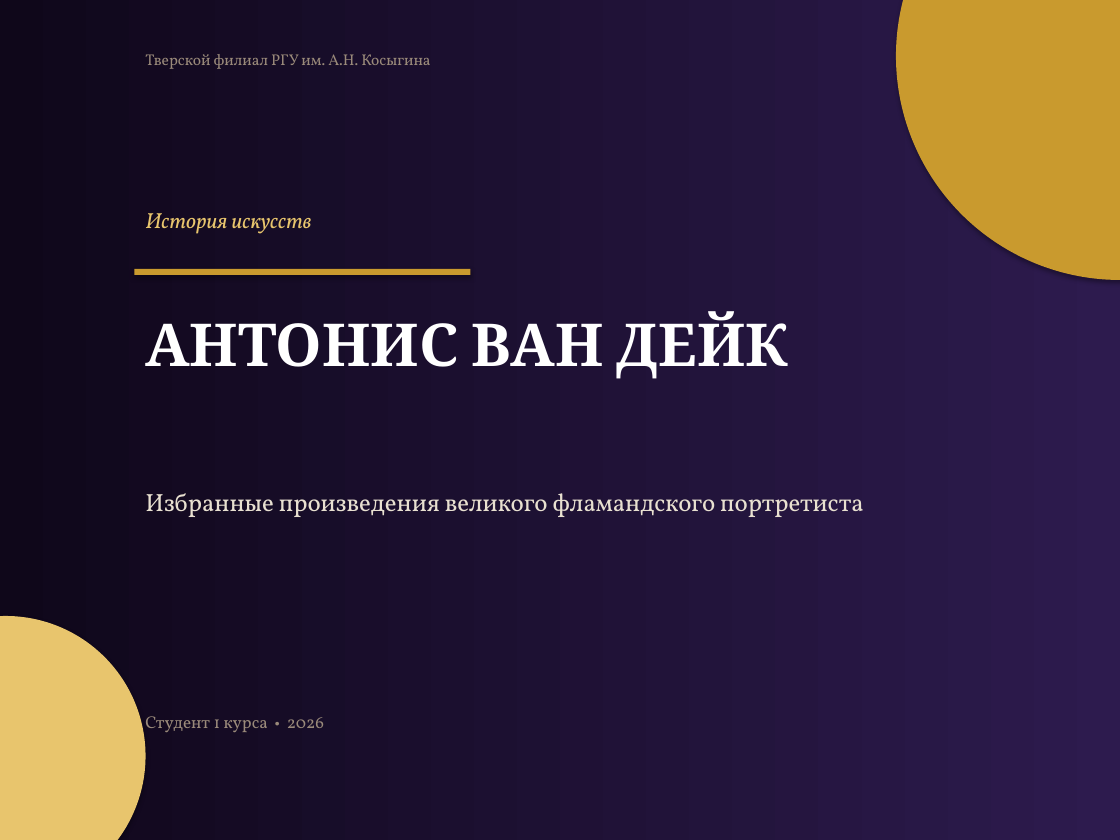
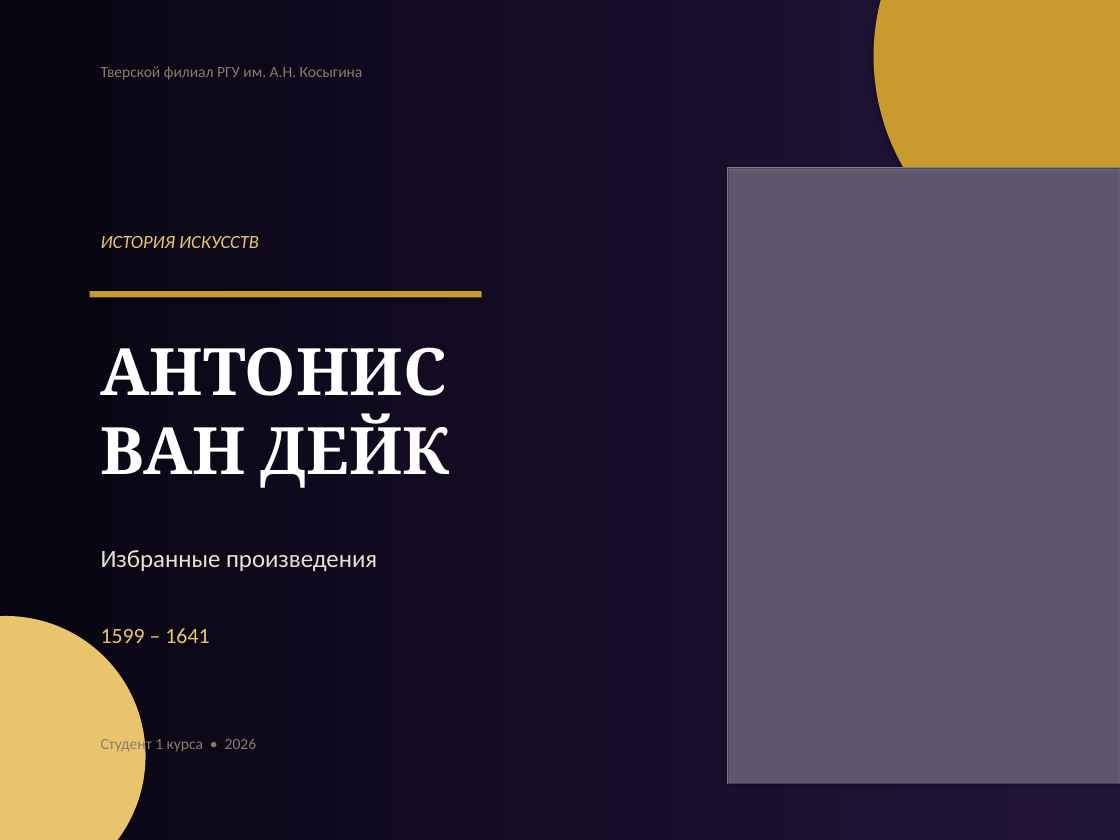
Before and after one commit to nanashi-git/git-demo, a slide deck: slide 1 of Van_Dyck_Presentation.pptx. Drawn at 1120x840 pixels with LibreOffice and Linux fonts; fonts in the diff are those of the drawing; grey boxes stand for pictures. Boxes give left, top, right and bottom in pixels: in the first picture for what was removed or moved away, otherwise in the second. Text is boxed around its words. In the diff, an @@ line names an element or a change of style, - is before the commit and + after.

Commit message:
feat: презентация Ван Дейк — с картинами и современным дизайном
- 11 слайдов с встроенными изображениями картин (Wikimedia Commons)
- Тёмный фон с золотыми акцентами (стиль барокко)
- Каждый слайд: картина слева + описание справа
- Шрифты: Georgia + Calibri
- Картины: Семейный портрет, Св. Мартин, Бентивольо,
  Автопортрет, Мария де Тассис, Чалонер, Карл I, Дигби и Рассел
- Финальный слайд с мини-галереей

```diff
--- a/Van_Dyck_Presentation.pptx
+++ b/Van_Dyck_Presentation.pptx
@@ background gradient #0F071A to #2D1B4E to gradient #080512 to #22153A @@
@@ ellipse: place and size @@
-ellipse at (896, 0, 1120, 280)
+ellipse at (874, 0, 1120, 280)
@@ text "Тверской филиал РГУ им. А.Н. ...": place and size @@
-text "Тверской филиал РГУ им. А.Н. ..." at (145, 54, 430, 69)
+text "Тверской филиал РГУ им. А.Н. ..." at (101, 66, 363, 80)
@@ text "Тверской филиал РГУ им. А.Н. ..." at (101, 66, 363, 80): font Vollkorn to Calibri, text colour #9A8A7A to #8A7A6A @@
@@ picture added at (728, 168, 1120, 784) @@
@@ rectangle added at (728, 168, 1120, 784), fill #22153A at 55% opacity @@
@@ text at (101, 236, 259, 248): text changed; size 14 to 12 pt; font Vollkorn to Calibri @@
-История искусств
+ИСТОРИЯ ИСКУССТВ
@@ rectangle: place and size @@
-rectangle at (134, 269, 470, 276)
+rectangle at (90, 291, 482, 298)
@@ text "АНТОНИС ВАН ДЕЙК": place and size @@
-text "АНТОНИС ВАН ДЕЙК" at (145, 312, 788, 379)
+text "АНТОНИС ВАН ДЕЙК" at (101, 347, 450, 488)
@@ text "АНТОНИС ВАН ДЕЙК" at (101, 347, 450, 488): size 38 to 42 pt @@
@@ text at (101, 550, 377, 571): text changed; font Vollkorn to Calibri @@
-Избранные произведения великого фламандского портретиста
+Избранные произведения
@@ text added at (101, 628, 209, 643), 14 pt, text #E8C56D @@
+1599 – 1641
@@ text "Студент 1 курса • 2026": place and size @@
-text "Студент 1 курса • 2026" at (145, 716, 324, 732)
+text "Студент 1 курса • 2026" at (101, 735, 256, 753)
@@ text "Студент 1 курса • 2026" at (101, 735, 256, 753): size 11 to 10 pt, font Vollkorn to Calibri, text colour #9A8A7A to #8A7A6A @@
```
Also in this commit, not shown: 10 other slides changed, 9 other files.
